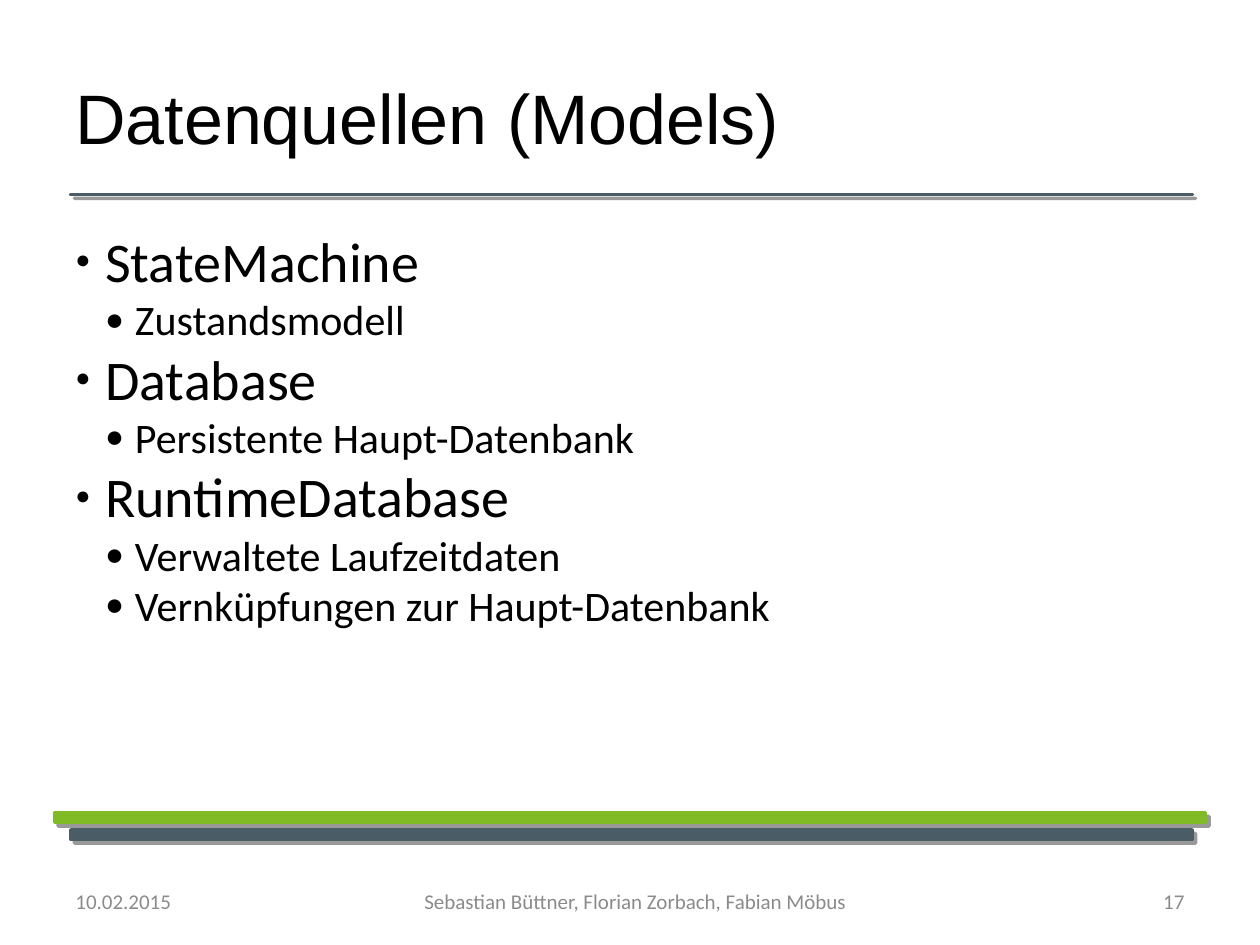
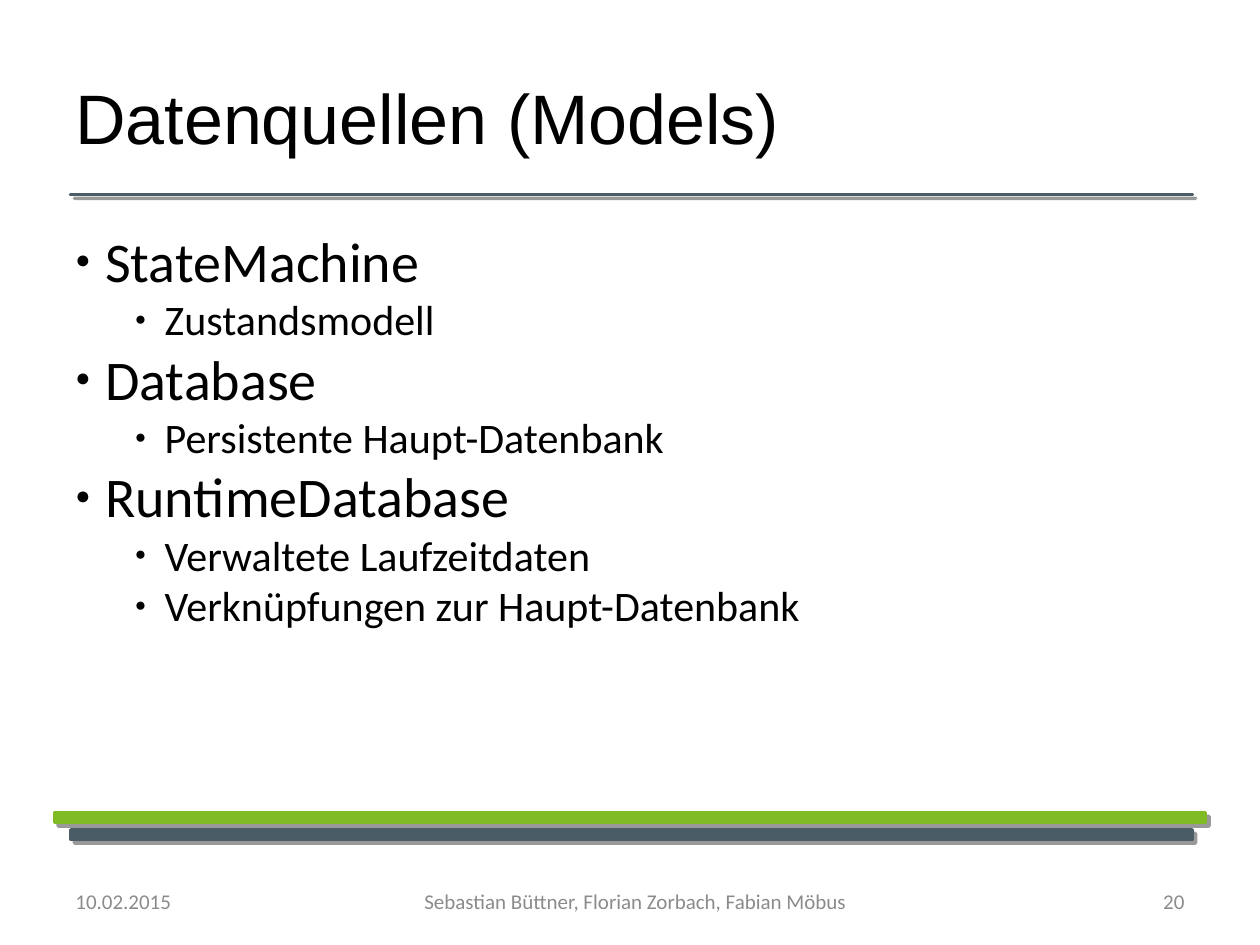
Before and after one commit to YoloSoftDE/YoloTrack, a slide deck: slide 20 of Documentation/Biometrie_praesentation.odp (slide 17 before the commit). Drawn at 1260x945 pixels with LibreOffice and Linux fonts; fonts in the diff are those of the drawing; background and template pictures are left out. Boxes give left, top, right and bottom in pixels: in the first picture for what was removed or moved away, otherwise in the second. Text is boxed around its words. In the diff, an @@ line names an element or a change of style, - is before the commit and + after.

```diff
--- a/Documentation/Biometrie_praesentation.odp
+++ b/Documentation/Biometrie_praesentation.odp
@@ text at (165,305,664,572): list level 2 to 3 in "Zustandsmodell"; list level 2 to 3 in "Persistente Haupt-Datenbank"; list level 2 to 3 in "Verwaltete Laufzeitdaten" @@
@@ text at (165,591,799,629): text changed @@
-  ● Vernküpfungen zur Haupt-Datenbank
+    ● Verknüpfungen zur Haupt-Datenbank
@@ page number at (1163,895,1184,909): text changed @@
-17
+20
```
Also in this commit, not shown: 12 other slides changed, 3 slides added.
